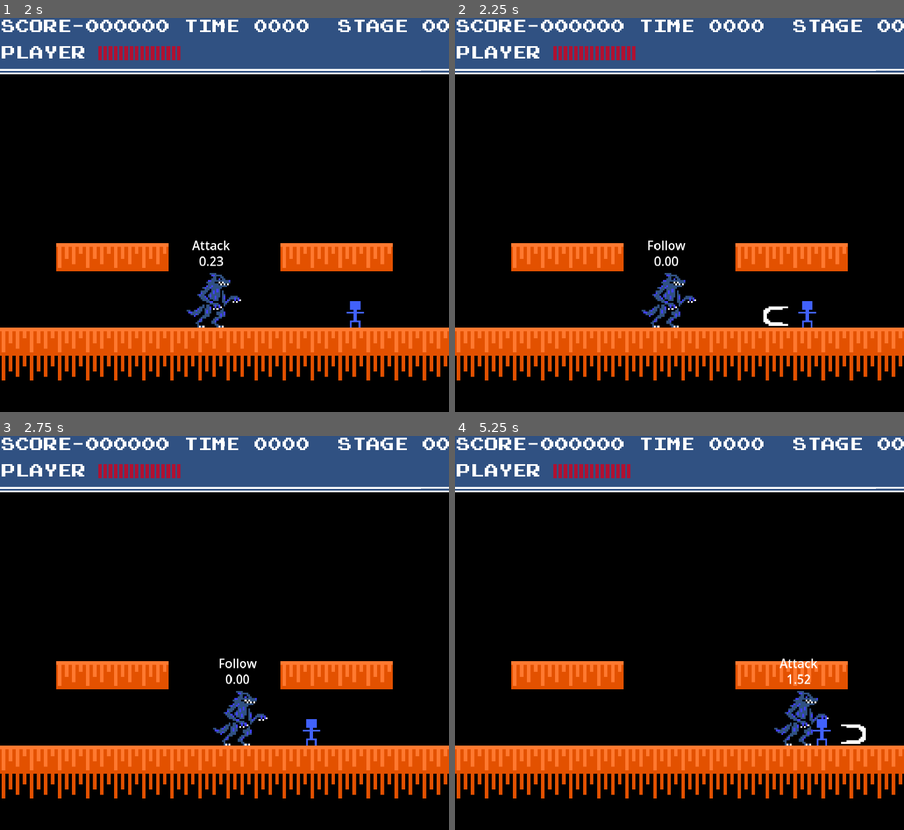
Above: before the commit, frames 1-4 (two rows, left to right).
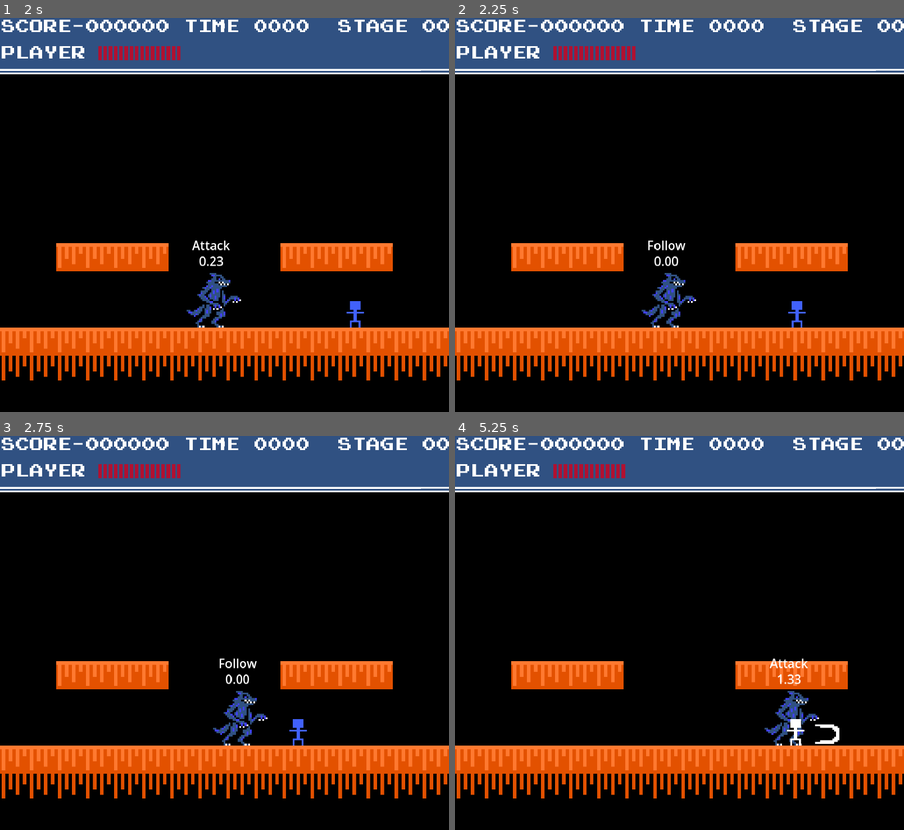
Above: after the commit, the same moments.

Repository: Octoan1/NES-Jam-2026
Game: Godot game, scene res://main.tscn
The game is run twice, just before and just after one commit, with the same random seed, the same clock (stepped at 60 frames per second) and the same inputs.
Inputs:
- Up to frame 1 (2 s): hold D (D_Pad_Right) from 0.53 s (still down); tap Z (B_Button) at 0.6, 1.55 s; tap X (A_Button) at 1.35 s
- Up to frame 2 (2.25 s): release D (D_Pad_Right) at 2.03 s; hold A (D_Pad_Left) from 2.03 s (still down); tap Z (B_Button) at 2.1 s
- Up to frame 3 (2.75 s): keep holding A (D_Pad_Left)
- Up to frame 4 (5.25 s): release A (D_Pad_Left) at 2.78 s; hold D (D_Pad_Right) 2.78-4.28 s; tap Z (B_Button) at 2.85, 3.8, 4.35, 5.1 s; tap X (A_Button) at 3.6 s; hold A (D_Pad_Left) 4.28-5.03 s; hold D (D_Pad_Right) from 5.03 s (still down)

Frame 1 is identical in both runs. In frame 2, 0.3% of the frame differs, in the area x 68-81%, y 71-79%; in frame 3, 0.2%; in frame 4, 1.4%, in the area x 38-92%, y 7-79%.

Commit message:
UI and Delay
I made the UI be able to be traverable with wasd, and I added an attack delay between attacks

Diff:
--- a/Entities/Player/Player.tscn
+++ b/Entities/Player/Player.tscn
@@ -22,6 +22,7 @@
 [node name="Player" type="CharacterBody2D" unique_id=316049185 groups=["Player"]]
 collision_layer = 2
 script = ExtResource("1_1iada")
+attack_delay = 0.5
 dash_speed = 300.0
 gravity_modifier = 0.6
 speed = 100.0
--- a/Entities/Player/player.gd
+++ b/Entities/Player/player.gd
@@ -12,7 +12,9 @@
 @onready var dash_timer := $DashTimer
 
 #Attack Variables
-@export var  attack_duration: float = 0.15
+@export var attack_duration: float = 0.15
+@export var attack_delay: float = 0.2
+var can_attack: bool = true
 
 #Dash Variables
 @export var dash_speed: float = 800.0
@@ -71,7 +73,7 @@
 		_start_dash()
 
 	#Handle Attack
-	if Input.is_action_just_pressed("B_Button") and sword_hitbox.monitoring == false:
+	if Input.is_action_just_pressed("B_Button") and sword_hitbox.monitoring == false and can_attack:
 		_trigger_attack()
 
 	move_and_slide()
@@ -89,6 +91,14 @@
 	sword_hitbox.monitoring = false
 
 	can_move = true
+
+	#Delay after attack but before next attack
+	can_attack = false
+	print("print delay start")
+	await get_tree().create_timer(attack_delay).timeout
+	print("print delay end")
+	can_attack = true
+
 
 func _start_dash() -> void:
 	is_dashing = true
--- a/project.godot
+++ b/project.godot
@@ -46,6 +46,38 @@
 
 [input]
 
+ui_left={
+"deadzone": 0.5,
+"events": [Object(InputEventKey,"resource_local_to_scene":false,"resource_name":"","device":0,"window_id":0,"alt_pressed":false,"shift_pressed":false,"ctrl_pressed":false,"meta_pressed":false,"pressed":false,"keycode":4194319,"physical_keycode":0,"key_label":0,"unicode":0,"location":0,"echo":false,"script":null)
+, Object(InputEventJoypadButton,"resource_local_to_scene":false,"resource_name":"","device":-1,"button_index":13,"pressure":0.0,"pressed":false,"script":null)
+, Object(InputEventJoypadMotion,"resource_local_to_scene":false,"resource_name":"","device":-1,"axis":0,"axis_value":-1.0,"script":null)
+, Object(InputEventKey,"resource_local_to_scene":false,"resource_name":"","device":-1,"window_id":0,"alt_pressed":false,"shift_pressed":false,"ctrl_pressed":false,"meta_pressed":false,"pressed":false,"keycode":0,"physical_keycode":65,"key_label":0,"unicode":97,"location":0,"echo":false,"script":null)
+]
+}
+ui_right={
+"deadzone": 0.5,
+"events": [Object(InputEventKey,"resource_local_to_scene":false,"resource_name":"","device":0,"window_id":0,"alt_pressed":false,"shift_pressed":false,"ctrl_pressed":false,"meta_pressed":false,"pressed":false,"keycode":4194321,"physical_keycode":0,"key_label":0,"unicode":0,"location":0,"echo":false,"script":null)
+, Object(InputEventJoypadButton,"resource_local_to_scene":false,"resource_name":"","device":-1,"button_index":14,"pressure":0.0,"pressed":false,"script":null)
+, Object(InputEventJoypadMotion,"resource_local_to_scene":false,"resource_name":"","device":-1,"axis":0,"axis_value":1.0,"script":null)
+, Object(InputEventKey,"resource_local_to_scene":false,"resource_name":"","device":-1,"window_id":0,"alt_pressed":false,"shift_pressed":false,"ctrl_pressed":false,"meta_pressed":false,"pressed":false,"keycode":0,"physical_keycode":68,"key_label":0,"unicode":100,"location":0,"echo":false,"script":null)
+]
+}
+ui_up={
+"deadzone": 0.5,
+"events": [Object(InputEventKey,"resource_local_to_scene":false,"resource_name":"","device":0,"window_id":0,"alt_pressed":false,"shift_pressed":false,"ctrl_pressed":false,"meta_pressed":false,"pressed":false,"keycode":4194320,"physical_keycode":0,"key_label":0,"unicode":0,"location":0,"echo":false,"script":null)
+, Object(InputEventJoypadButton,"resource_local_to_scene":false,"resource_name":"","device":-1,"button_index":11,"pressure":0.0,"pressed":false,"script":null)
+, Object(InputEventJoypadMotion,"resource_local_to_scene":false,"resource_name":"","device":-1,"axis":1,"axis_value":-1.0,"script":null)
+, Object(InputEventKey,"resource_local_to_scene":false,"resource_name":"","device":-1,"window_id":0,"alt_pressed":false,"shift_pressed":false,"ctrl_pressed":false,"meta_pressed":false,"pressed":false,"keycode":0,"physical_keycode":87,"key_label":0,"unicode":119,"location":0,"echo":false,"script":null)
+]
+}
+ui_down={
+"deadzone": 0.5,
+"events": [Object(InputEventKey,"resource_local_to_scene":false,"resource_name":"","device":0,"window_id":0,"alt_pressed":false,"shift_pressed":false,"ctrl_pressed":false,"meta_pressed":false,"pressed":false,"keycode":4194322,"physical_keycode":0,"key_label":0,"unicode":0,"location":0,"echo":false,"script":null)
+, Object(InputEventJoypadButton,"resource_local_to_scene":false,"resource_name":"","device":-1,"button_index":12,"pressure":0.0,"pressed":false,"script":null)
+, Object(InputEventJoypadMotion,"resource_local_to_scene":false,"resource_name":"","device":-1,"axis":1,"axis_value":1.0,"script":null)
+, Object(InputEventKey,"resource_local_to_scene":false,"resource_name":"","device":-1,"window_id":0,"alt_pressed":false,"shift_pressed":false,"ctrl_pressed":false,"meta_pressed":false,"pressed":false,"keycode":0,"physical_keycode":83,"key_label":0,"unicode":115,"location":0,"echo":false,"script":null)
+]
+}
 D_Pad_Left={
 "deadzone": 0.2,
 "events": [Object(InputEventKey,"resource_local_to_scene":false,"resource_name":"","device":-1,"window_id":0,"alt_press …(191 unchanged characters)…
